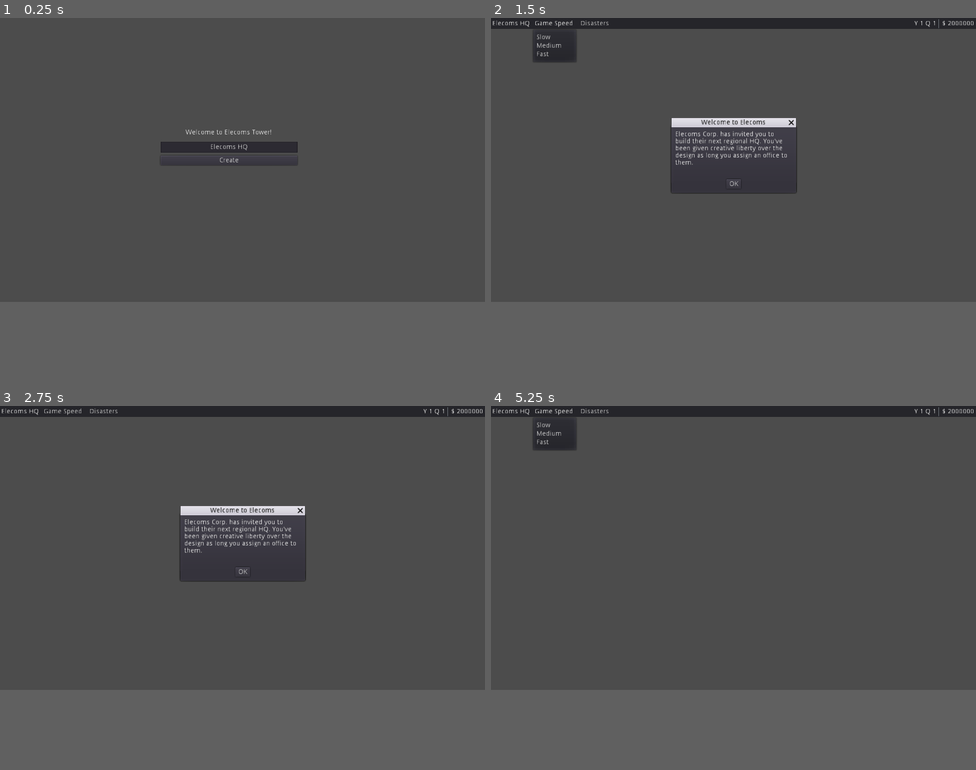
Above: before the commit, frames 1-4 (two rows, left to right).
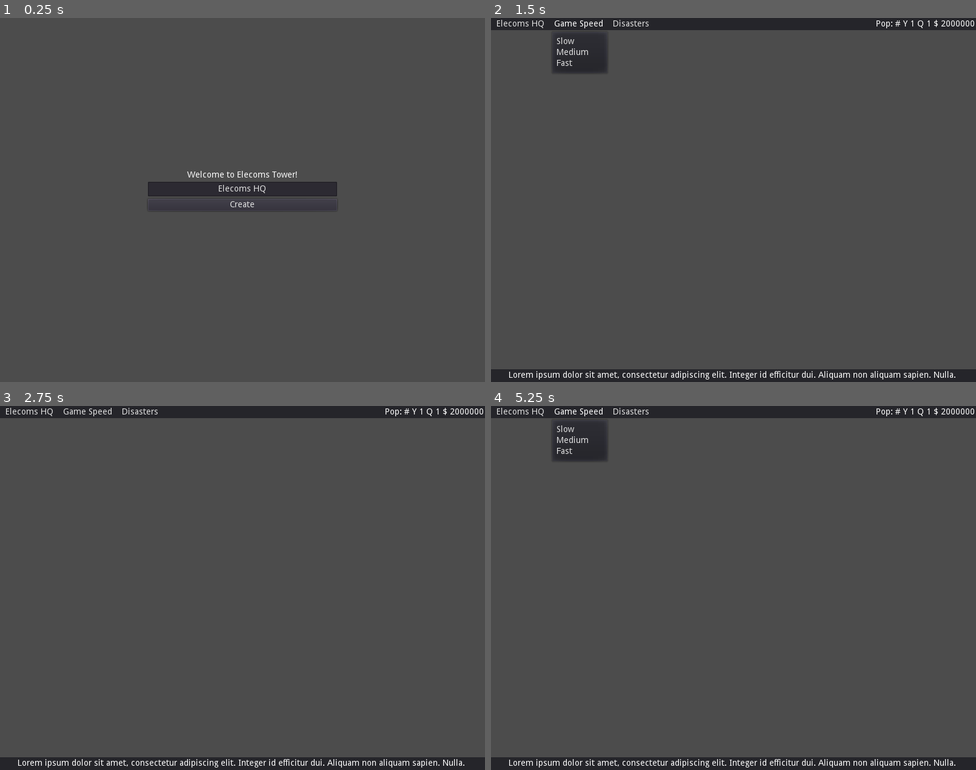
Above: after the commit, the same moments.

Repository: tonytins/skyscraperrising
Game: Godot game, scene res://src/titlescreen.tscn
Same seed, same stepped clock (60 frames per second), same inputs: the game is played once before the commit and once after it.
Inputs (mouse positions are in pixels of both pictures, inside the frame that each line leads up to):
- Up to frame 1 (0.25 s): no input
- Up to frame 2 (1.5 s): click "Create" at 0.5 s; click "Game Speed" at 1.25 s
- Up to frame 3 (2.75 s): click (29, 409) at 2 s, where only the run after the commit has a clickable "Elecoms HQ"
- Up to frame 4 (5.25 s): click "Disasters" at 2.75 s; click (733, 573) at 3.5 s, where only the run before the commit has a clickable "OK"; click (733, 573) at 4.25 s, where only the run before the commit has a clickable "OK"; click "Game Speed" at 5 s
In our replay, the window is 800x468 before the commit and 800x600 after it. These sizes can differ from the game's own. Grey fills any space a smaller window leaves; there, only what the larger window draws over its background counts as a difference.

The runs differ from the first frame. In frame 1, 2.7% of the frame differs, in the area x 30-70%, y 30-52%; in frame 2, 7.1%, in the area x 0-100%, y 0-100%; in frame 3, 5.9%; in frame 4, 5.2%.

Commit message:
Renamed to Skyscraper Rising
- Resized window to a 800px width
- Turned tower label into a button so it can be used to adjust varies aspects of the gameplay. e.g. budget, ect...
- Moved welcome label, tower name edit and create button into a vbox container and embedded it's script into there.
- Added news ticker to the bottom

Diff:
--- a/project/project.godot
+++ b/project/project.godot
@@ -15,7 +15,7 @@
 
 [application]
 
-config/name="Elecoms Tower"
+config/name="Skyscraper Rising"
 run/main_scene="res://src/titlescreen.tscn"
 config/icon="res://icon.png"
 
@@ -25,6 +25,7 @@
 
 [display]
 
+window/size/width=800
 window/stretch/mode="2d"
 window/stretch/aspect="keep"
 
--- a/project/src/autoload/gamedata.gd
+++ b/project/src/autoload/gamedata.gd
@@ -1,6 +1,6 @@
 extends Node
 
-var tower_name: String
+var tower_name: String = "Elecoms HQ."
 var budget: int = 2000000
 var year: int = 1
 var prev_quarter: int
--- a/project/src/gui.gd
+++ b/project/src/gui.gd
@@ -1,17 +1,15 @@
-extends Control
-
+extends MarginContainer
 
 func _ready():
 	$GPanel/GameStatus/MoneyLbl.text = str(GameData.budget)
 	$GPanel/GameStatus/YearNumLbl.text = str(GameData.year)
 	$GPanel/GameStatus/QuaterNumLbl.text = str(GameData.quarter)
-	$GPanel/GameMenus/NameLbl.text = GameData.tower_name
-	$WelcomeDlg.show()
+	$GPanel/GameMenus/NameBtn.text = GameData.tower_name
 
 func _process(delta):
 	$GPanel/GameStatus/MoneyLbl.text = str(GameData.budget)
 	$GPanel/GameStatus/YearNumLbl.text = str(GameData.year)
 	$GPanel/GameStatus/QuaterNumLbl.text = str(GameData.quarter)
 
-func _on_WelcomeDlg_confirmed():
-	$WelcomeDlg.hide()
+func _on_NameBtn_pressed():
+	pass # Replace with function body.
--- a/project/src/gui.tscn
+++ b/project/src/gui.tscn
@@ -5,116 +5,9 @@
 [node name="GUI" type="Control"]
 anchor_right = 1.0
 anchor_bottom = 1.0
-script = ExtResource( 1 )
 __meta__ = {
 "_edit_use_anchors_": false
 }
-
-[node name="GPanel" type="Panel" parent="."]
-anchor_right = 1.0
-margin_bottom = 23.0
-__meta__ = {
-"_edit_use_anchors_": false
-}
-
-[node name="GameMenus" type="HBoxContainer" parent="GPanel"]
-anchor_top = 0.5
-anchor_bottom = 0.5
-margin_left = 3.0
-margin_top = -10.0
-margin_right = 166.0
-margin_bottom = 10.0
-__meta__ = {
-"_edit_use_anchors_": false
-}
-
-[node name="NameLbl" type="Label" parent="GPanel/GameMenus"]
-margin_top = 3.0
-margin_right = 9.0
-margin_bottom = 17.0
-text = "#"
-
-[node name="GameSpeed" type="MenuButton" parent="GPanel/GameMenus"]
-margin_left = 13.0
-margin_right = 106.0
-margin_bottom = 20.0
-text = "Game Speed"
-items = [ "Slow", null, 0, false, false, 0, 0, null, "", false, "Medium", null, 0, false, false, 1, 0, null, "", false, "Fast", null, 0, false, false, 2, 0, null, "", false ]
-
-[node name="Disasters" type="MenuButton" parent="GPanel/GameMenus"]
-margin_left = 110.0
-margin_right = 182.0
-margin_bottom = 20.0
-text = "Disasters"
-
-[node name="GameStatus" type="HBoxContainer" parent="GPanel"]
-anchor_left = 1.0
-anchor_top = 0.5
-anchor_right = 1.0
-anchor_bottom = 0.5
-margin_left = -276.0
-margin_top = -9.5
-margin_right = -4.0
-margin_bottom = 10.5
-alignment = 2
-__meta__ = {
-"_edit_use_anchors_": false
-}
-
-[node name="YearLbl" type="Label" parent="GPanel/GameStatus"]
-margin_left = 193.0
-margin_top = 3.0
-margin_right = 200.0
-margin_bottom = 17.0
-text = "Y"
-
-[node name="YearNumLbl" type="Label" parent="GPanel/GameStatus"]
-margin_left = 204.0
-margin_top = 3.0
-margin_right = 212.0
-margin_bottom = 17.0
-text = "1"
-
-[node name="QuaterLbl" type="Label" parent="GPanel/GameStatus"]
-margin_left = 216.0
-margin_top = 3.0
-margin_right = 227.0
-margin_bottom = 17.0
-text = "Q"
-
-[node name="QuaterNumLbl" type="Label" parent="GPanel/GameStatus"]
-margin_left = 231.0
-margin_top = 3.0
-margin_right = 239.0
-margin_bottom = 17.0
-text = "1"
-
-[node name="VSeparator" type="VSeparator" parent="GPanel/GameStatus"]
-margin_left = 243.0
-margin_right = 247.0
-margin_bottom = 20.0
-
-[node name="CurrencyLbl" type="Label" parent="GPanel/GameStatus"]
-margin_left = 251.0
-margin_top = 3.0
-margin_right = 259.0
-margin_bottom = 17.0
-text = "$"
-
-[node name="MoneyLbl" type="Label" parent="GPanel/GameStatus"]
-margin_left = 263.0
-margin_top = 3.0
-margin_right = 272.0
-margin_bottom = 17.0
-text = "#"
-
-[node name="DebugBtn" type="Button" parent="GPanel"]
-visible = false
-margin_left = 932.754
-margin_top = 563.202
-margin_right = 985.754
-margin_bottom = 583.202
-text = "Debug"
 
 [node name="WelcomeDlg" type="AcceptDialog" parent="."]
 pause_mode = 2
@@ -142,4 +35,137 @@
 __meta__ = {
 "_edit_use_anchors_": false
 }
+
+[node name="GPanelContainer" type="MarginContainer" parent="."]
+anchor_right = 1.0
+margin_bottom = 20.0
+script = ExtResource( 1 )
+__meta__ = {
+"_edit_use_anchors_": false
+}
+
+[node name="GPanel" type="Panel" parent="GPanelContainer"]
+margin_right = 800.0
+margin_bottom = 20.0
+__meta__ = {
+"_edit_use_anchors_": false
+}
+
+[node name="GameMenus" type="HBoxContainer" parent="GPanelContainer/GPanel"]
+margin_left = 3.0
+margin_right = 197.0
+margin_bottom = 20.0
+__meta__ = {
+"_edit_use_anchors_": false
+}
+
+[node name="NameBtn" type="Button" parent="GPanelContainer/GPanel/GameMenus"]
+margin_right = 21.0
+margin_bottom = 20.0
+text = "#"
+flat = true
+
+[node name="GameSpeed" type="MenuButton" parent="GPanelContainer/GPanel/GameMenus"]
+margin_left = 25.0
+margin_right = 118.0
+margin_bottom = 20.0
+text = "Game Speed"
+items = [ "Slow", null, 0, false, false, 0, 0, null, "", false, "Medium", null, 0, false, false, 1, 0, null, "", false, "Fast", null, 0, false, false, 2, 0, null, "", false ]
+
+[node name="Disasters" type="MenuButton" parent="GPanelContainer/GPanel/GameMenus"]
+margin_left = 122.0
+margin_right = 194.0
+margin_bottom = 20.0
+text = "Disasters"
+
+[node name="GameStatus" type="HBoxContainer" parent="GPanelContainer/GPanel"]
+anchor_left = 1.0
+anchor_right = 1.0
+margin_left = -196.0
+margin_right = -2.0
+margin_bottom = 20.0
+alignment = 2
+__meta__ = {
+"_edit_use_anchors_": false
+}
+
+[node name="PopLbl" type="Label" parent="GPanelContainer/GPanel/GameStatus"]
+margin_left = 76.0
+margin_top = 3.0
+margin_right = 104.0
+margin_bottom = 17.0
+text = "Pop:"
+
+[node name="PopNumLbl" type="Label" parent="GPanelContainer/GPanel/GameStatus"]
+margin_left = 108.0
+margin_top = 3.0
+margin_right = 117.0
+margin_bottom = 17.0
+text = "#"
+
+[node name="YearLbl" type="Label" parent="GPanelContainer/GPanel/GameStatus"]
+margin_left = 121.0
+margin_top = 3.0
+margin_right = 128.0
+margin_bottom = 17.0
+text = "Y"
+
+[node name="YearNumLbl" type="Label" parent="GPanelContainer/GPanel/GameStatus"]
+margin_left = 132.0
+margin_top = 3.0
+margin_right = 141.0
+margin_bottom = 17.0
+text = "#"
+
+[node name="QuaterLbl" type="Label" parent="GPanelContainer/GPanel/GameStatus"]
+margin_left = 145.0
+margin_top = 3.0
+margin_right = 156.0
+margin_bottom = 17.0
+text = "Q"
+
+[node name="QuaterNumLbl" type="Label" parent="GPanelContainer/GPanel/GameStatus"]
+margin_left = 160.0
+margin_top = 3.0
+margin_right = 169.0
+margin_bottom = 17.0
+text = "#"
+
+[node name="CurrencyLbl" type="Label" parent="GPanelContainer/GPanel/GameStatus"]
+margin_left = 173.0
+margin_top = 3.0
+margin_right = 181.0
+margin_bottom = 17.0
+text = "$"
+
+[node name="MoneyLbl" type="Label" parent="GPanelContainer/GPanel/GameStatus"]
+margin_left = 185.0
+margin_top = 3.0
+margin_right = 194.0
+margin_bottom = 17.0
+text = "#"
+
+[node name="TickerContainer" type="MarginContainer" parent="."]
+anchor_top = 1.0
+anchor_right = 1.0
+anchor_bottom = 1.0
+margin_top = -21.0
+__meta__ = {
+"_edit_use_anchors_": false
+}
+
+[node name="TickerPanel" type="Panel" parent="TickerContainer"]
+margin_right = 800.0
+margin_bottom = 21.0
+
+[node name="NewTickerLbl" type="Label" parent="TickerContainer/TickerPanel"]
+anchor_right = 1.0
+anchor_bottom = 1.0
+margin_top = 3.0
+text = "Lorem ipsum dolor sit amet, consectetur adipiscing elit. Integer id efficitur dui. Aliquam non aliquam sapien. Nulla. "
+align = 1
+__meta__ = {
+"_edit_use_anchors_": false
+}
 [connection signal="confirmed" from="WelcomeDlg" to="." method="_on_WelcomeDlg_confirmed"]
+[connection signal="pressed" from="GPanelContainer/GPanel/GameMenus/NameBtn" to="." method="_on_NameBtn_pressed"]
--- a/project/src/newgame.gd
+++ b/project/src/newgame.gd
@@ -1,7 +1,7 @@
-extends Control
+extends VBoxContainer
 
 func _on_CreateBtn_pressed():
-	var tower_name = $TwrNameEdit.text
+	var tower_name = $NameEdit.text
 	GameData.tower_name = tower_name
 
 	get_tree().change_scene("res://src/world.tscn")
--- a/project/src/titlescreen.tscn
+++ b/project/src/titlescreen.tscn
@@ -5,37 +5,46 @@
 [node name="SartMenu" type="Control"]
 anchor_right = 1.0
 anchor_bottom = 1.0
+__meta__ = {
+"_edit_use_anchors_": false
+}
+
+[node name="WelcomeVbox" type="VBoxContainer" parent="."]
+anchor_left = 0.5
+anchor_top = 0.5
+anchor_right = 0.5
+anchor_bottom = 0.5
+margin_left = -156.0
+margin_top = -48.0
+margin_right = 156.0
+margin_bottom = 24.0
 script = ExtResource( 1 )
 __meta__ = {
 "_edit_use_anchors_": false
 }
 
-[node name="Label" type="Label" parent="."]
-margin_left = 339.0
-margin_top = 235.0
-margin_right = 628.0
-margin_bottom = 249.0
+[node name="WelcomeLbl" type="Label" parent="WelcomeVbox"]
+margin_right = 312.0
+margin_bottom = 14.0
 text = "Welcome to Elecoms Tower!"
 align = 1
 
-[node name="TwrNameEdit" type="LineEdit" parent="."]
-margin_left = 339.0
-margin_top = 261.0
-margin_right = 628.0
-margin_bottom = 285.0
+[node name="NameEdit" type="LineEdit" parent="WelcomeVbox"]
+margin_top = 18.0
+margin_right = 312.0
+margin_bottom = 42.0
 text = "Elecoms HQ"
 align = 1
 __meta__ = {
 "_edit_use_anchors_": false
 }
 
-[node name="CreateBtn" type="Button" parent="."]
-margin_left = 339.0
-margin_top = 291.0
-margin_right = 628.0
-margin_bottom = 311.0
+[node name="CreateBtn" type="Button" parent="WelcomeVbox"]
+margin_top = 46.0
+margin_right = 312.0
+margin_bottom = 66.0
 text = "Create"
 __meta__ = {
 "_edit_use_anchors_": false
 }
-[connection signal="pressed" from="CreateBtn" to="." method="_on_CreateBtn_pressed"]
+[connection signal="pressed" from="WelcomeVbox/CreateBtn" to="WelcomeVbox" method="_on_CreateBtn_pressed"]
Not shown, changed: README.md
